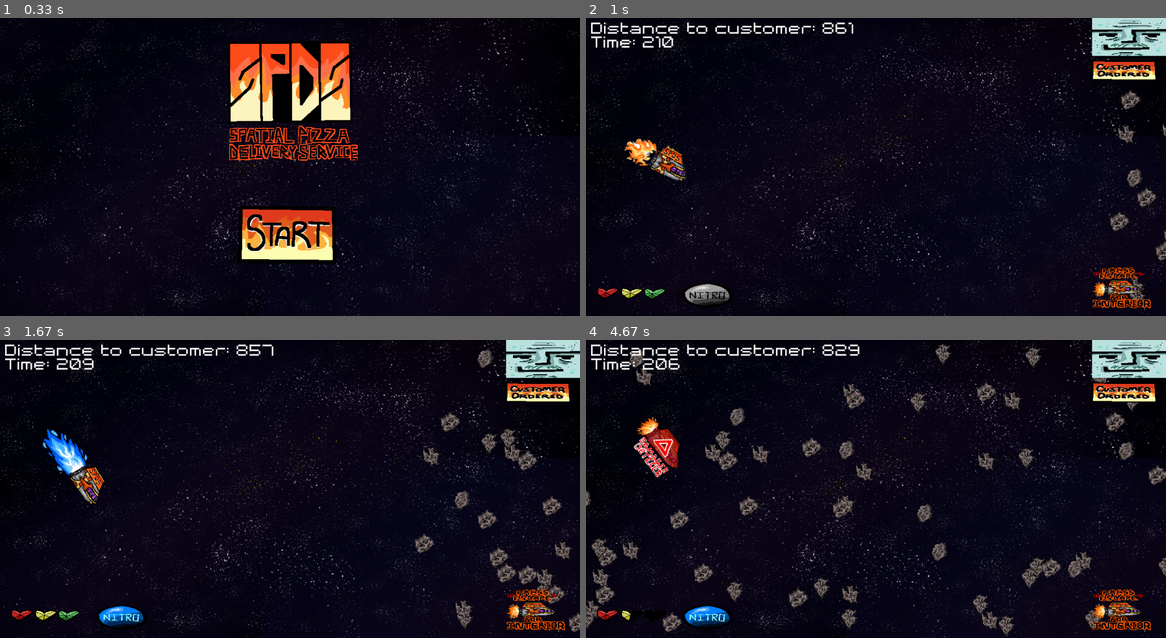
Above: before the commit, frames 1-4 (two rows, left to right).
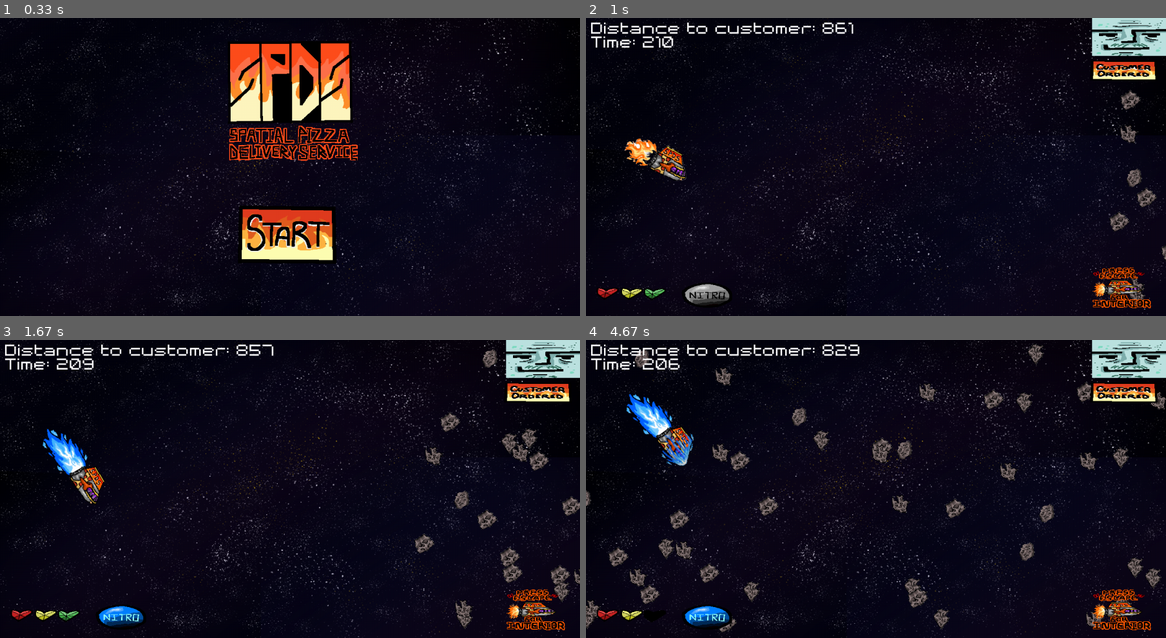
Above: after the commit, the same moments.

Repository: shar1738/SPDS-Pygame
Game: pygame game, started from main.py
The game is run twice, just before and just after one commit, with the same random seed, the same clock (stepped at 60 frames per second) and the same inputs.
Inputs (mouse positions are in pixels of both pictures, inside the frame that each line leads up to):
- Up to frame 1 (0.33 s): no input
- Up to frame 2 (1 s): click (876, 229) at 0.38 s; hold Right from 0.83 s (still down)
- Up to frame 3 (1.67 s): release Right at 1.3 s; hold Up 1.33-1.63 s; tap Space at 1.4 s
- Up to frame 4 (4.67 s): hold Left 2.17-2.7 s; tap Space at 2.23, 2.53, 2.8, 3.13, 3.43, 3.57, 3.97, 4.27, 4.63 s; hold Down 2.73-3.03 s; hold Left 3.07-3.47 s; hold Up 3.5-3.87 s; hold Right 3.9-4.53 s; hold Down from 4.57 s (still down)

Frame 1 is identical in both runs. In frame 2, 0.2% of the frame differs, in the area x 91-100%, y 35-82%; in frame 3, 2.2%; in frame 4, 9.8%, in the area x 0-100%, y 1-100%.

Commit message:
Update asteroids.py

Diff:
--- a/Entities/asteroids.py
+++ b/Entities/asteroids.py
@@ -23,7 +23,7 @@
 
         self.asteroid_list = []
         self.spawn_timer = 0
-        self.spawn_interval = S.SCREEN_HEIGHT // 9
+        self.spawn_interval = S.SCREEN_HEIGHT // 7
         self.is_inv = IS_INV
         self.inv_timer = 60 * 5
         self.can_spawn = True
